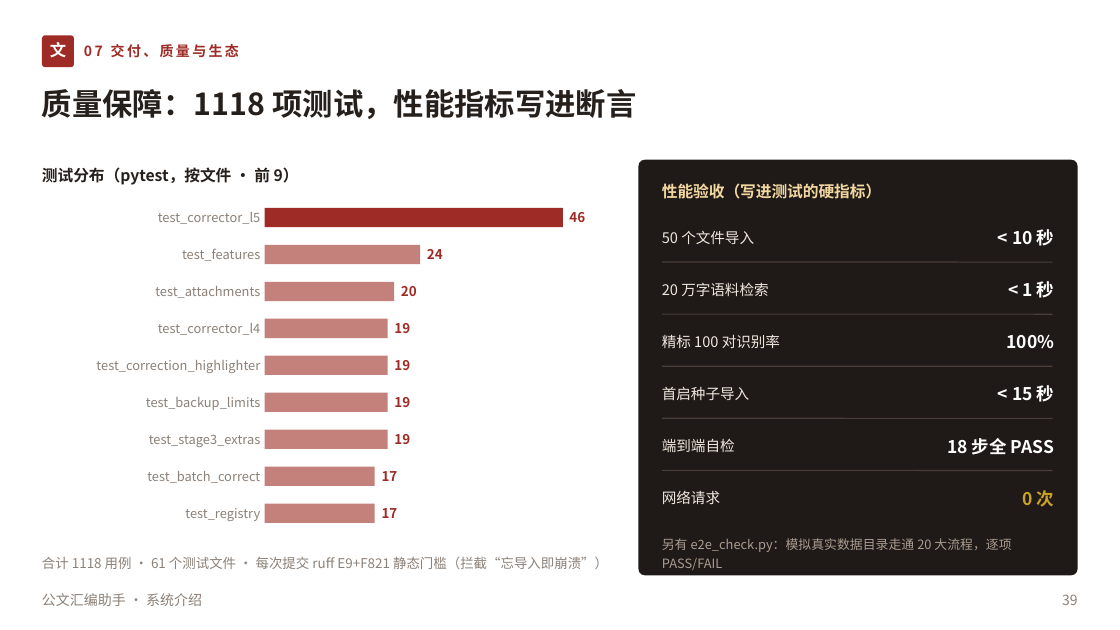
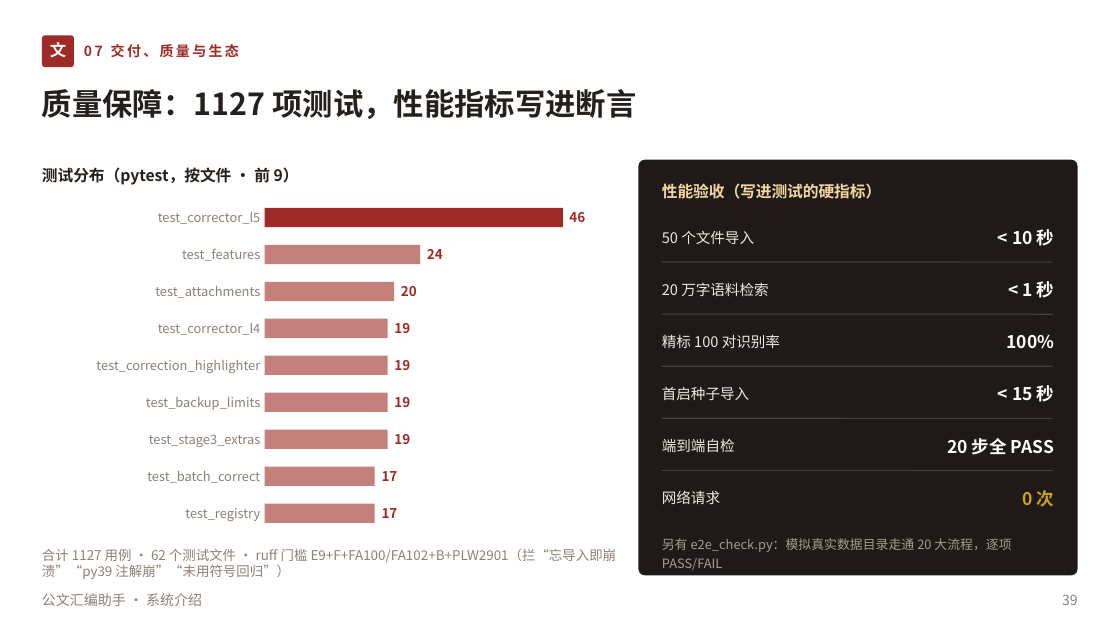
Before and after one commit to lzh745200/gwtool, a slide deck: slide 39 of 公文汇编助手-系统介绍.pptx. Drawn at 1120x630 pixels with LibreOffice and Linux fonts; fonts in the diff are those of the drawing. Boxes give left, top, right and bottom in pixels: in the first picture for what was removed or moved away, otherwise in the second. Text is boxed around its words. In the diff, an @@ line names an element or a change of style, - is before the commit and + after.

Commit message:
fix(quality): open-code-review 全项目审查修复 12 处缺陷 + 隐私加固 + 文档与 PPT 同步
工具 alibaba/open-code-review v1.12.5，扫描 161 文件 / 39,358 行。
内置 LLM 密钥余额不足（402），改用其官方 delegate 模式（工具出规则集）。

候选 2368 → 生产代码 82 → 确认缺陷 12 / 合理降级 62 / 误报 8。

12 条共同特征：失败被吞掉，代码却仍做出成功的承诺。
- backup.py ×3：新增 RestoreReport.warnings，恢复前自动备份失败/模板回写失败/
  附件还原失败从静默改为 UI 点名（附件那条最重：原失败被吞成 restored=0 而报告仍 ok=True）
- batch.py / feature_dialogs.py ×2：快照失败仍继续改，但写入 failures
- exporter.py / enhance_pack.py / csc_gec.py / reminder.py / dbhealth.py 等 ×7：加日志留痕
62 处确认为刻意的静默降级，按规则集要求保持原样。

隐私加固：redact() 原先全仓 0 调用，诊断包把整份原始日志塞进 zip 而 UI 承诺
不含正文。现改为日志入队前脱敏 + 崩溃摘要只留类型/长度/位置 + 诊断包兜底脱敏，
并新增 tests/test_logs_privacy.py 把承诺变成断言。

文档与 PPT：新增 open-code-review审查报告.md；修正项目文件结构说明的多处失实
（版本号/已删样张/测试数/ruff 描述）；README 测试数 1118→1127；PPT 重建 43 页。

验证：pytest 1127 passed / 3 skipped / 0 failed；ruff All checks passed；
e2e 20 项通过。版本号保持 1.6.0。

```diff
--- a/公文汇编助手-系统介绍.pptx
+++ b/公文汇编助手-系统介绍.pptx
@@ text at [42,89,636,119]: text changed @@
-质量保障：1118 项测试，性能指标写进断言
+质量保障：1127 项测试，性能指标写进断言
@@ text at [947,438,1054,455]: text changed @@
-18 步全 PASS
+20 步全 PASS
@@ text at [42,549,617,579]: text changed @@
-合计 1118 用例 · 61 个测试文件 · 每次提交 ruff E9+F821 静态门槛（拦截“忘导入即崩溃”）
+合计 1127 用例 · 62 个测试文件 · ruff 门槛 E9+F+FA100/FA102+B+PLW2901（拦“忘导入即崩溃”“py39 注解崩”“未用符号回归”）
```
Also in this commit, not shown: 10 other slides changed, 2 slides added, 26 other files.
